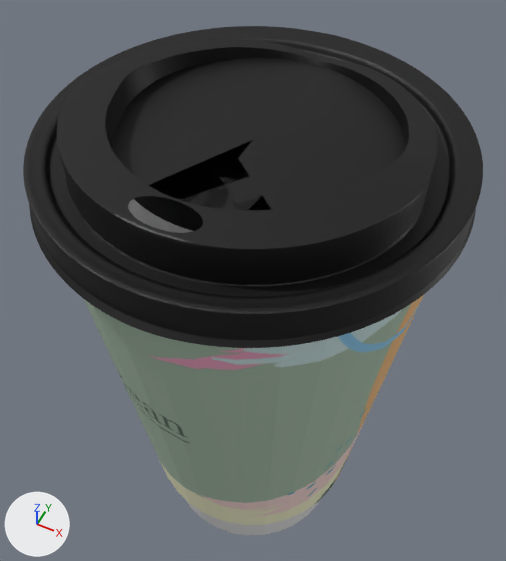
The glTF model threejs/Cup/16oz/3d/scene.gltf: old version first, new version second.
Camera for both pictures: a 50 mm camera at (0.537, -1.072, 2.291) aimed at (-0.049, 0.099, 0.827). Every picture has the same lights, and +X, +Y and +Z are marked at lower left. Where no turn or scale is listed for an object, it has been applied to the vertices.

Before the edit, the objects in view are built like this:
```python
me_circle = bpy.data.meshes.new('Circle')
me_circle.from_pydata(...)  # 288 vertices, 572 faces; spans x -0.45..0.45, y -0.45..0.45, z 0.0..1.36
# faces by material slot: [128, 444]
me_circle.materials.append(mat_material_003)  # picture img_texture
me_circle.materials.append(mat_material)  # white #e7e7e7
me_circle_002 = bpy.data.meshes.new('Circle.002')
me_circle_002.from_pydata(...)  # 2549 vertices, 4871 faces; spans x -0.476..0.476, y -0.483..0.487, z -0.012..0.141
me_circle_002.materials.append(mat_material_003)  # picture img_texture
ob_circle = bpy.data.objects.new('Circle', me_circle)
ob_circle.location = (0.0, 0.0, 0.0)
ob_lid = bpy.data.objects.new('Lid', me_circle_002)
ob_lid.location = (0.0, 0.002, 1.321)
```
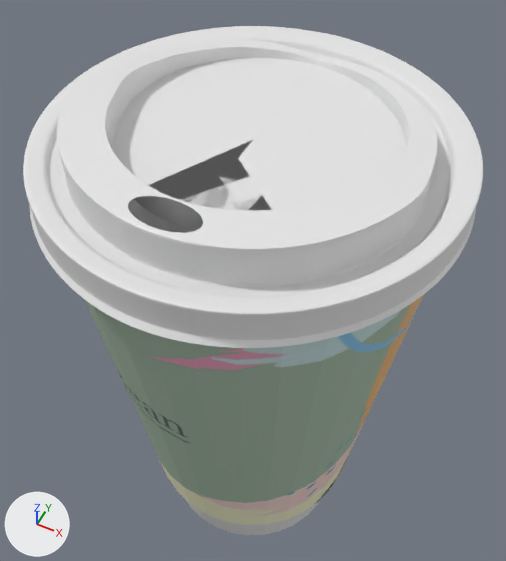
What the commit changed:
me_circle_002 has 2549 vertices, 4871 faces and spans x -0.476..0.476, y -0.483..0.487, z -0.012..0.141.
me_circle_002 no longer uses material mat_material_003 (picture img_texture).

What differs and where, as boxes [x1, y1, x2, y2] in the pictures (506 x 561 px):
'Lid', recoloured (black to white): [23, 26, 483, 348] in both
